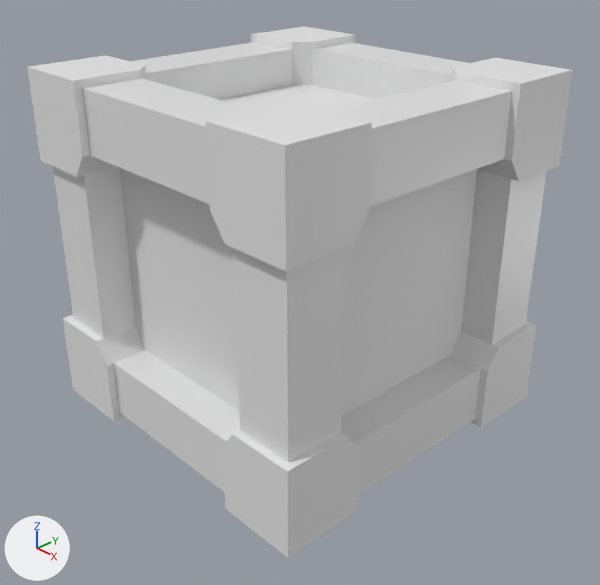
What one commit did to the Blender file BlenderFiles/Crate-00.blend.
Both versions are drawn from a 50 mm lens placed at (3.36, -3.14, 1.94), pointed at (0.1, -0.07, -0.25). The lights are fixed; the arrows at lower left show +X, +Y and +Z.
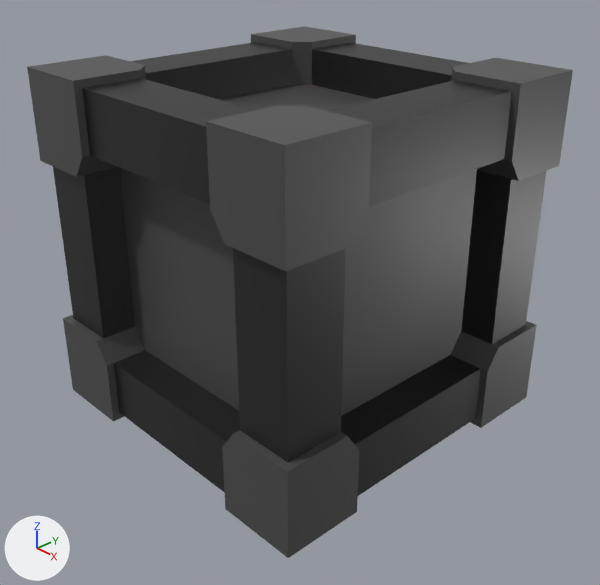
What differs and where, as boxes (x1, y1, x2, y2) in the pictures (600 x 585 px):
'Cube', recoloured, surface changed (grey to black): (53, 42, 547, 496) in both
'Cube.001', recoloured, surface changed: (120, 85, 477, 416) in both
'Cube.006', recoloured, surface changed: (206, 106, 372, 271) in both
'Cube.008', recoloured, surface changed (grey to black): (222, 430, 359, 558) in both
'Cube.007', recoloured: (451, 58, 573, 181) in both
'Cube.004', recoloured: (27, 55, 146, 177) in both
'Cube.009', recoloured, surface changed: (451, 321, 537, 428) in both
'Cube.010', recoloured, surface changed (grey to black): (63, 315, 145, 421) in both
'Cube.005', recoloured (white to grey): (251, 26, 356, 85) in both

Diff of the bpy script that builds the scene:
```diff
--- a/BlenderFiles/Crate-00.blend.py
+++ b/BlenderFiles/Crate-00.blend.py
@@ me_cube @@
 me_cube.from_pydata(...)  # 44 vertices, 36 faces; spans x -1.0..1.0, y -1.0..1.0, z -1.0..1.0
-me_cube.materials.append(mat_material)  # white #e7e7e7
+# me_cube part 1: texture (UV) coordinates of 36 of 36 faces, centred in x -1.0..1.0, y -1.0..1.0, z -1.0..1.0, changed; they spanned u 0.12..0.88, v 0.0..1.0 and now span u 0.11..0.21, v 0.3..0.43
+me_cube.materials.append(mat_cratematerial)  # picture img_crate_palette_png
@@ me_cube_002 @@
 me_cube_002.from_pydata(...)  # 8 vertices, 6 faces; spans x -1.0..1.0, y -1.0..1.0, z -1.0..1.0
 # used by ob_cube_001; location = (0.0, 0.0, 0.0); scale = (0.775, 0.775, 0.775)
+# me_cube_002 part 2: texture (UV) coordinates of 6 of 6 faces, centred in x -1.0..1.0, y -1.0..1.0, z -1.0..1.0, changed; they spanned u 0.12..0.88, v 0.0..1.0 and now span u 0.31..0.45, v 0.28..0.46
+me_cube_002.materials.append(mat_cratematerial)  # picture img_crate_palette_png
@@ me_cube_013 @@
 me_cube_013.from_pydata(...)  # 14 vertices, 9 faces; spans x -1.0..1.0, y -1.0..1.0, z -1.0..1.15
+me_cube_013.materials.append(mat_cratematerial)  # picture img_crate_palette_png
@@ me_cube_015 @@
 me_cube_015.from_pydata(...)  # 14 vertices, 9 faces; spans x -1.0..1.0, y -1.0..1.0, z -1.0..1.15
+me_cube_015.materials.append(mat_cratematerial)  # picture img_crate_palette_png
@@ me_cube_016 @@
 me_cube_016.from_pydata(...)  # 14 vertices, 9 faces; spans x -1.0..1.0, y -1.0..1.0, z -1.0..1.15
 # used by ob_cube_006; location = (0.8, -0.8, 0.76); rotation_euler = (0.0, 0.0, 1.571), in degrees (0, 0, 90); scale = (0.248, 0.248, 0.248)
+# me_cube_016 part 3: texture (UV) coordinates of 9 of 9 faces, centred in x -1.0..1.0, y -1.0..1.0, z -1.0..1.15, changed; they spanned u 0.12..0.88, v 0.0..1.0 and now span u 0.3..0.47, v 0.26..0.49
+me_cube_016.materials.append(mat_cratematerial)  # picture img_crate_palette_png
@@ me_cube_017 @@
 me_cube_017.from_pydata(...)  # 14 vertices, 9 faces; spans x -1.0..1.0, y -1.0..1.0, z -1.0..1.15
+me_cube_017.materials.append(mat_cratematerial)  # picture img_crate_palette_png
@@ me_cube_018 @@
 me_cube_018.from_pydata(...)  # 14 vertices, 9 faces; spans x -1.0..1.0, y -1.0..1.0, z -1.0..1.15
 # used by ob_cube_008; location = (0.8, -0.8, -0.76); rotation_euler = (0.0, 3.142, 0.0), in degrees (0, 180, 0); scale = (0.248, 0.248, 0.248)
+# me_cube_018 part 4: texture (UV) coordinates of 9 of 9 faces, centred in x -1.0..1.0, y -1.0..1.0, z -1.0..1.15, changed; they spanned u 0.12..0.88, v 0.0..1.0 and now span u 0.31..0.48, v 0.26..0.49
+me_cube_018.materials.append(mat_cratematerial)  # picture img_crate_palette_png
@@ me_cube_019 @@
 me_cube_019.from_pydata(...)  # 14 vertices, 9 faces; spans x -1.0..1.0, y -1.0..1.0, z -1.0..1.15
 # used by ob_cube_009; location = (0.8, 0.8, -0.76); rotation_euler = (-3.142, 0.0, -1.571), in degrees (-180, 0, -90); scale = (0.248, 0.248, 0.248)
+# me_cube_019 part 5: texture (UV) coordinates of 9 of 9 faces, centred in x -1.0..1.0, y -1.0..1.0, z -1.0..1.15, changed; they spanned u 0.12..0.88, v 0.0..1.0 and now span u 0.31..0.45, v 0.29..0.48
+me_cube_019.materials.append(mat_cratematerial)  # picture img_crate_palette_png
@@ me_cube_020 @@
 me_cube_020.from_pydata(...)  # 14 vertices, 9 faces; spans x -1.0..1.0, y -1.0..1.0, z -1.0..1.15
 # used by ob_cube_010; location = (-0.8, -0.8, -0.76); rotation_euler = (3.142, 0.0, 1.571), in degrees (180, 0, 90); scale = (0.248, 0.248, 0.248)
+# me_cube_020 part 6: texture (UV) coordinates of 9 of 9 faces, centred in x -1.0..1.0, y -1.0..1.0, z -1.0..1.15, changed; they spanned u 0.12..0.88, v 0.0..1.0 and now span u 0.29..0.46, v 0.26..0.49
+me_cube_020.materials.append(mat_cratematerial)  # picture img_crate_palette_png
```
